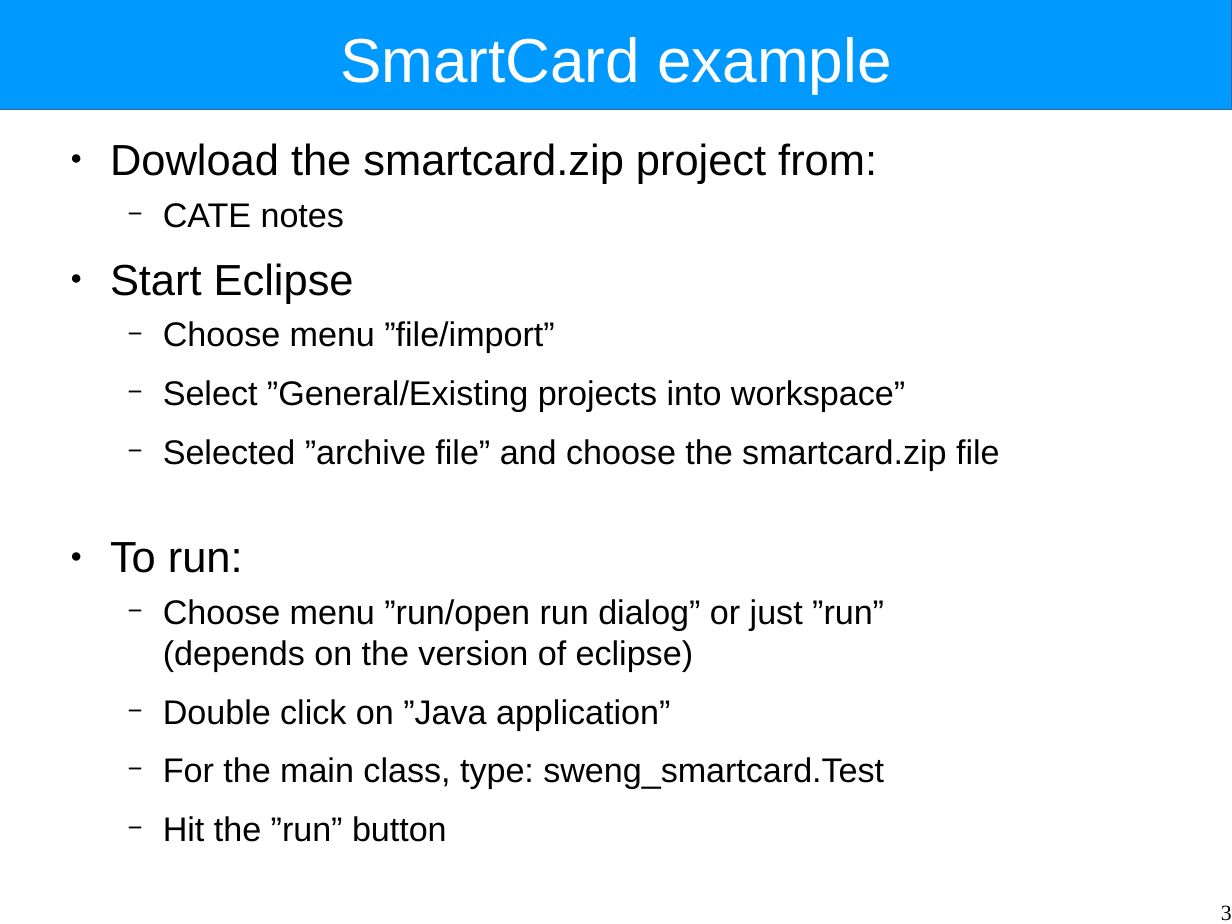
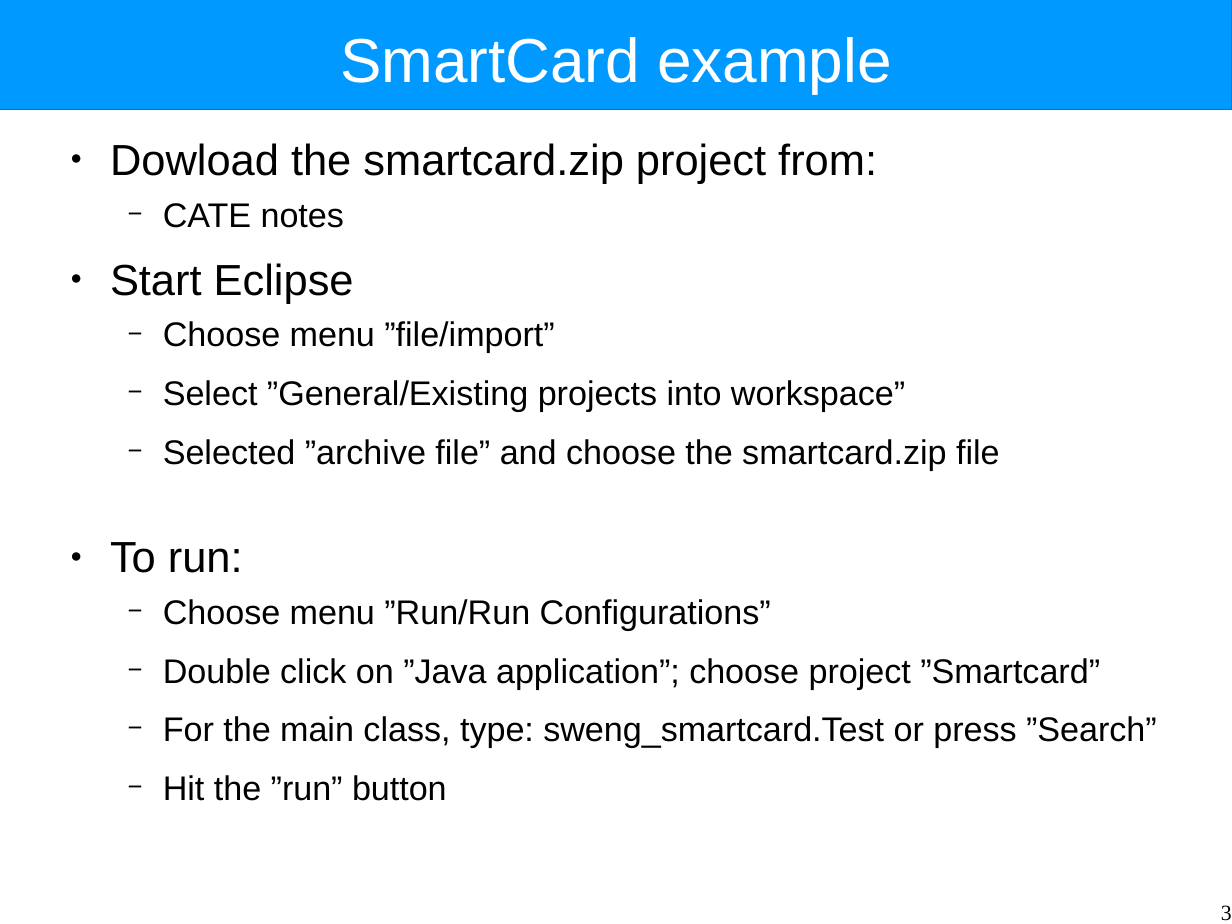
Before and after one commit to Intrinsarc/intrinsarc-evolve, a slide deck: slide 3 of Academic Work/lectures/system-structure-tutorial.odp. Drawn at 1232x924 pixels with LibreOffice and Linux fonts; fonts in the diff are those of the drawing. Boxes give left, top, right and bottom in pixels: in the first picture for what was removed or moved away, otherwise in the second. Text is boxed around its words. In the diff, an @@ line names an element or a change of style, - is before the commit and + after.

```diff
--- a/Academic Work/lectures/system-structure-tutorial.odp
+++ b/Academic Work/lectures/system-structure-tutorial.odp
@@ text at (x1=163, y1=599, x2=1157, y2=748): text changed @@
-  − Choose menu ”run/open run dialog” or just ”run”
-    (depends on the version of eclipse)
-  − Double click on ”Java application”
-  − For the main class, type: sweng_smartcard.Test
+  − Choose menu ”Run/Run Configurations”
+  − Double click on ”Java application”; choose project ”Smartcard”
+  − For the main class, type: sweng_smartcard.Test or press ”Search”
```
Also in this commit, not shown: 5 other slides changed, 4 other files.
